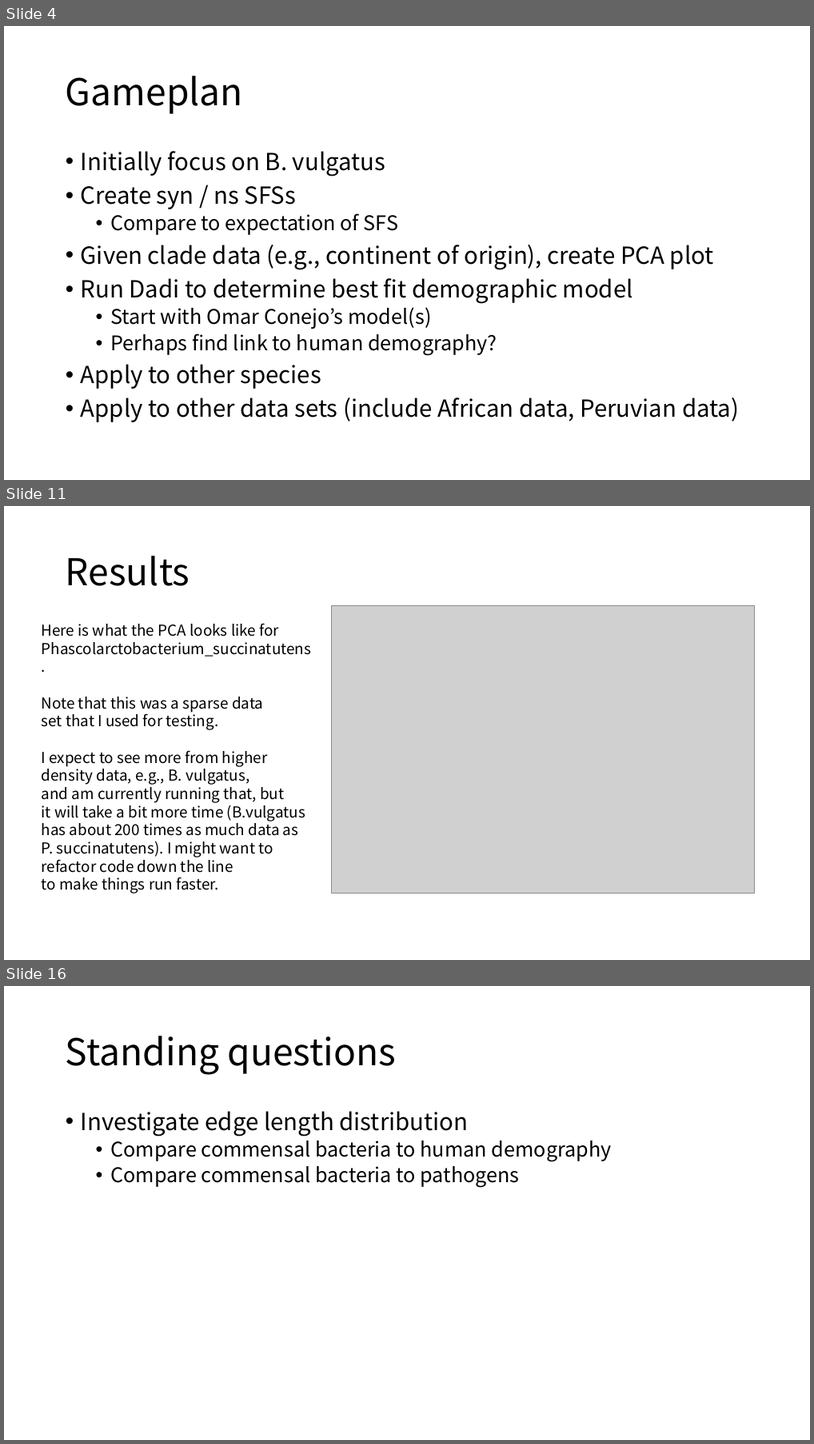
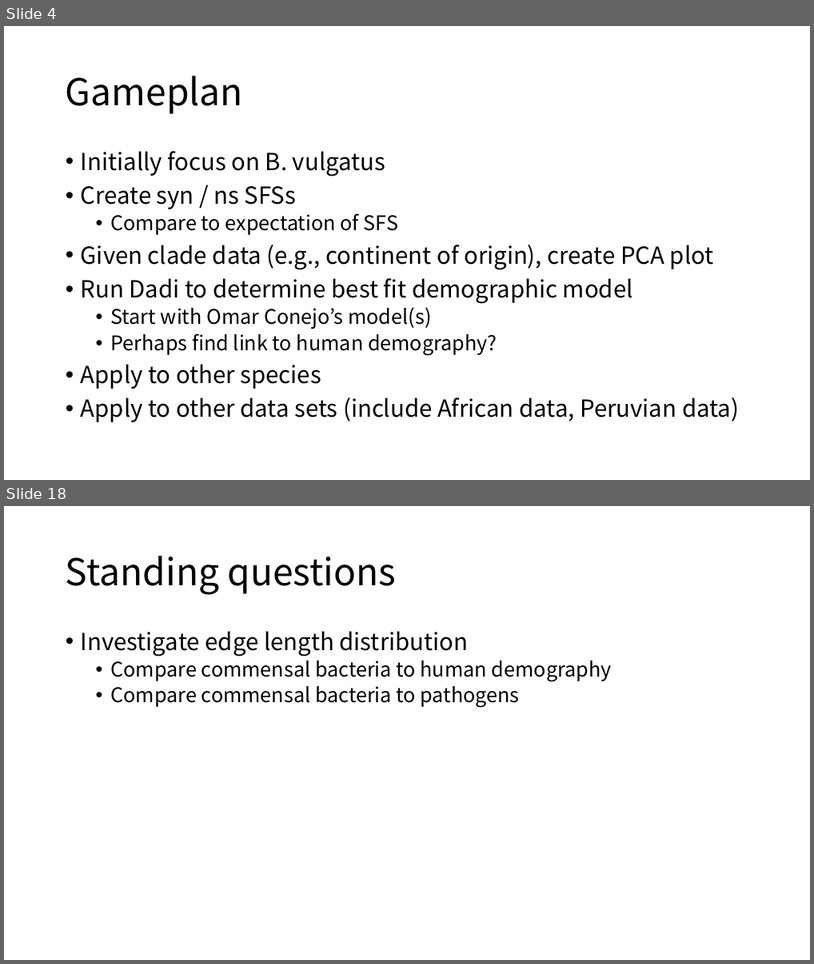
Before and after one commit to jon-mah/demo_for_ccgb, a slide deck: Summary/20210217_demo_for_ccgb_rotation_update.pptx. Shown one above the other, each under a label of ours: slides 4, 11 and 16 before the commit, slides 4 and 18 after it; the slides between them are not shown. The pictures are 814x1444 and 814x964 pixels, drawn with LibreOffice and Linux fonts; fonts in the diff are those of the drawing; grey boxes stand for pictures. Boxes give left, top, right and bottom in pixels: in the first picture for what was removed or moved away, otherwise in the second. Text is boxed around its words. In the diff, an @@ line names an element or a change of style, - is before the commit and + after.

```diff
--- a/Summary/20210217_demo_for_ccgb_rotation_update.pptx
+++ b/Summary/20210217_demo_for_ccgb_rotation_update.pptx
@@ slide 11 removed at (4,506,810,960), background #FFFFFF @@
@@ title removed at (66,556,190,586) @@
-Results
@@ text removed at (42,623,312,893) @@
-Here is what the PCA looks like for
-Phascolarctobacterium_succinatutens.
-Note that this was a sparse data
-set that I used for testing.
-I expect to see more from higher
-density data, e.g., B. vulgatus,
-and am currently running that, but
-it will take a bit more time (B.vulgatus
-has about 200 times as much data as
-P. succinatutens). I might want to
-refactor code down the line
-to make things run faster.
@@ picture removed at (332,605,755,893) @@
@@ what was slide 16 is now slide 18 @@
```
Also in this commit, not shown: 1 slide changed, 13 slides added, 10 other slides removed, 1 other file.
